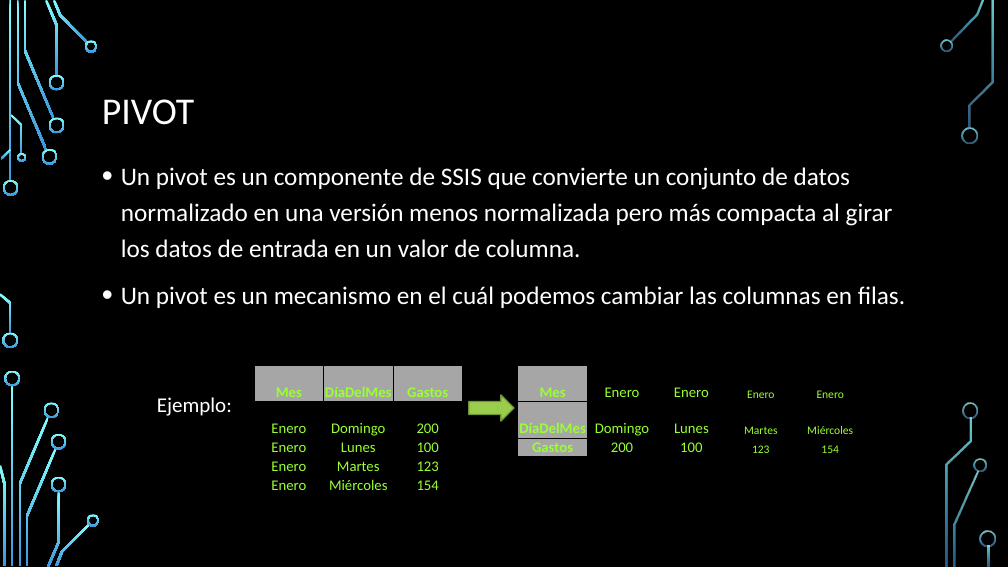
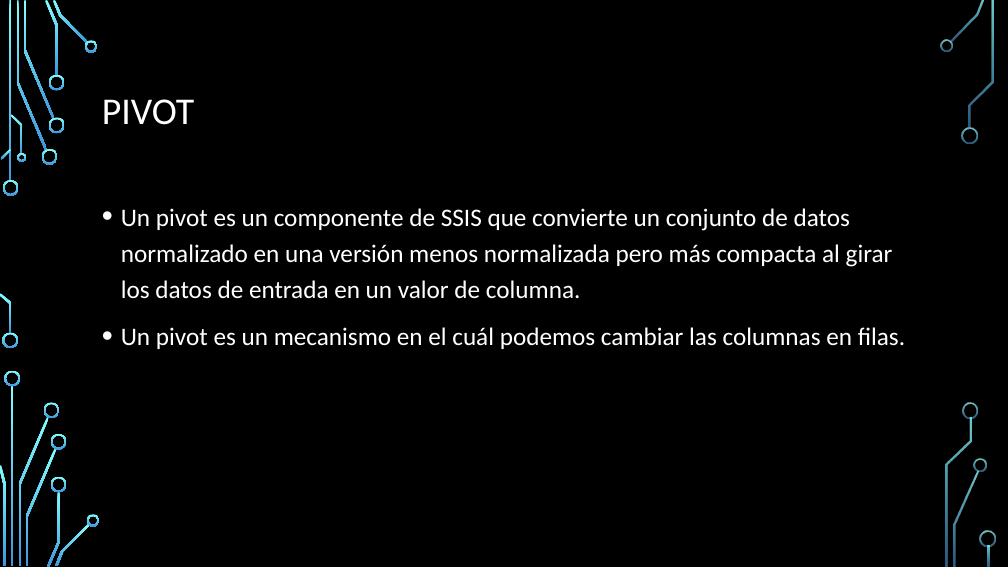
Before and after one commit to ZiraelS/Presentacion_Pivot_Unpivot_Lookup, a slide deck: slide 3 of PIVOT-UNPIVOT-LOOKUP.pptx. Drawn at 1008x567 pixels with LibreOffice and Linux fonts; fonts in the diff are those of the drawing; background and template pictures are left out. Boxes give left, top, right and bottom in pixels: in the first picture for what was removed or moved away, otherwise in the second. Text is boxed around its words. In the diff, an @@ line names an element or a change of style, - is before the commit and + after.

```diff
--- a/PIVOT-UNPIVOT-LOOKUP.pptx
+++ b/PIVOT-UNPIVOT-LOOKUP.pptx
@@ text "Un pivot es un componente ...": place and size @@
-text "Un pivot es un componente ..." at box(121, 167, 905, 308)
+text "Un pivot es un componente ..." at box(121, 208, 905, 349)
@@ table removed at box(254, 365, 867, 494), 5 rows, 10 columns @@
-Mes | DíaDelMes | Gastos |  |  | Mes | Enero | Enero | Enero | Enero
-Enero | Domingo | 200 |  |  | DíaDelMes | Domingo | Lunes | Martes | Miércoles
-Enero | Lunes | 100 |  |  | Gastos | 200 | 100 | 123 | 154
-Enero | Martes | 123 |  |  |  |  |  |  | 
-Enero | Miércoles | 154 |  |  |  |  |  |  | 
@@ text removed at box(157, 397, 232, 416) @@
-Ejemplo:
@@ right arrow removed at box(469, 395, 514, 421) @@
```
Also in this commit, not shown: 2 other slides changed, 1 slide added, 3 other files.
